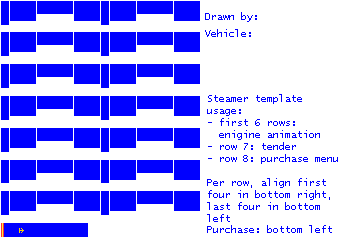
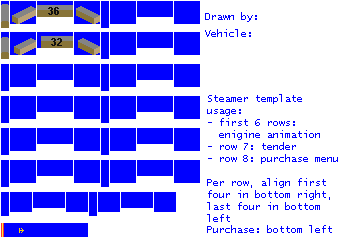
Two versions of the same layered image (345x237). Layer-by-layer changes:
added layer "referencia" above "empty" over (1, 4, 100, 59)
renamed "empty.png" to "empty", painted on it over (1, 4, 200, 216)
